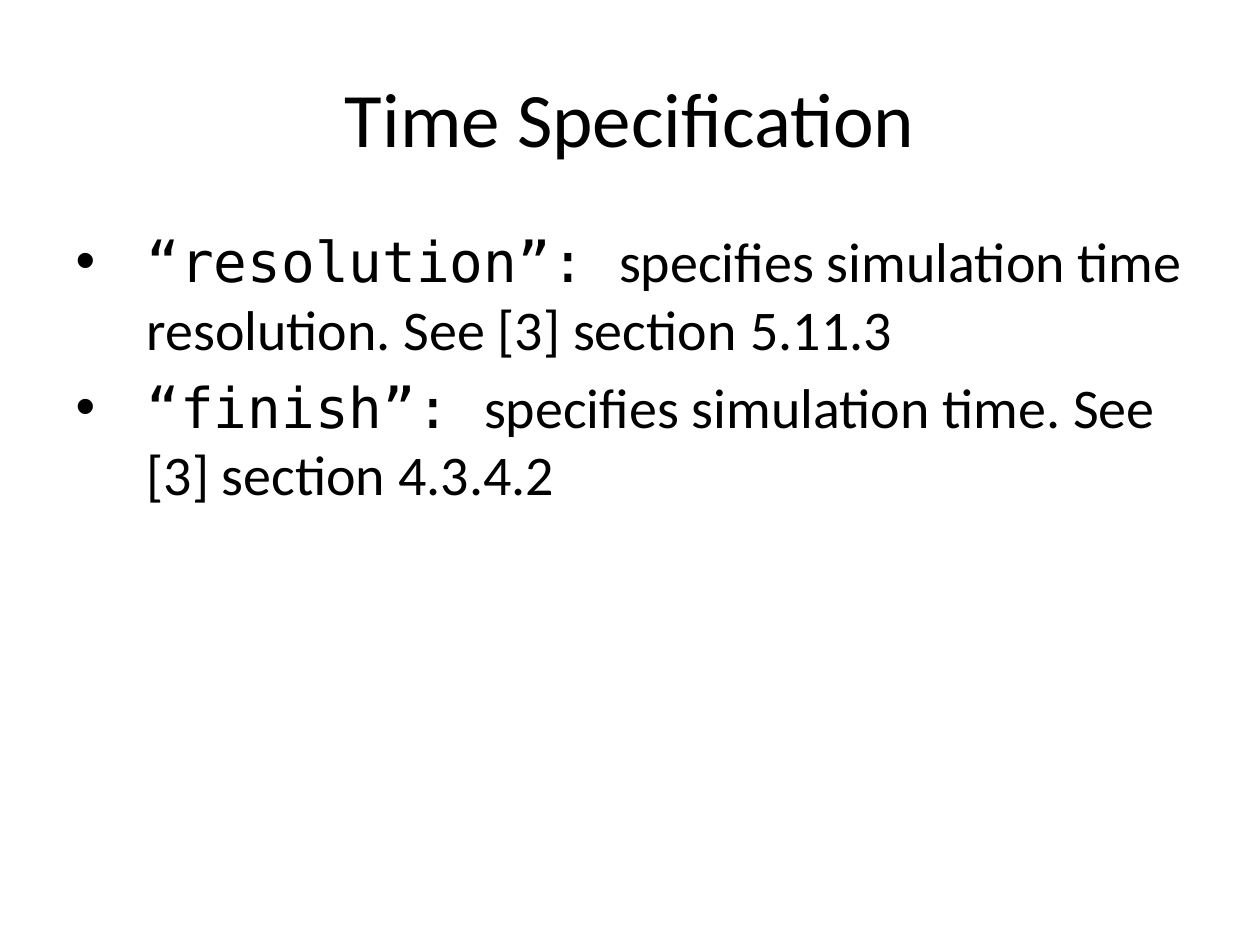
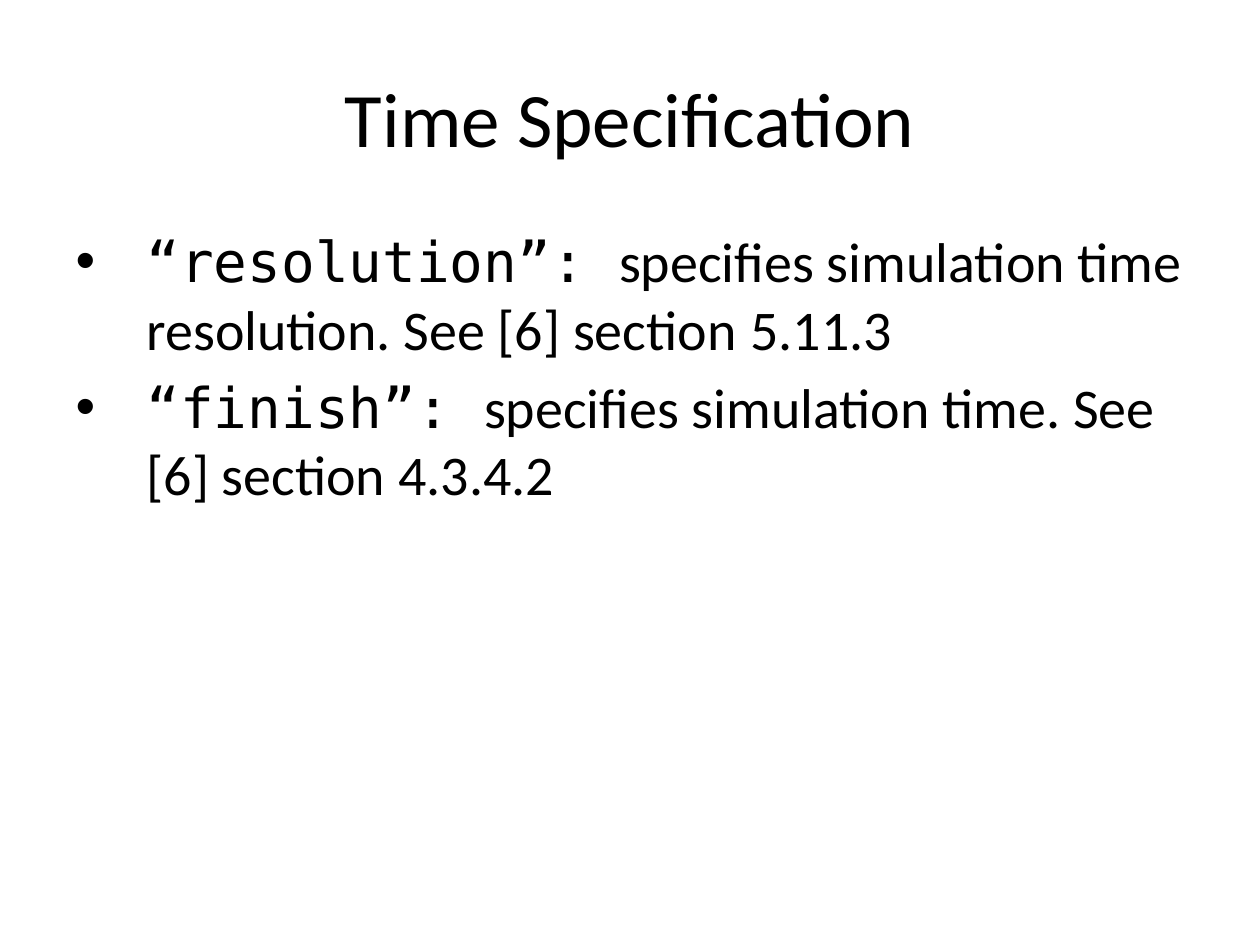
Before and after one commit to timurkelin/simsimd, a slide deck: slide 74 of doc/simsimd.pptx. Drawn at 1260x945 pixels with LibreOffice and Linux fonts; fonts in the diff are those of the drawing; background and template pictures are left out. Boxes give left, top, right and bottom in pixels: in the first picture for what was removed or moved away, otherwise in the second. Text is boxed around its words. In the diff, an @@ line names an element or a change of style, - is before the commit and + after.

```diff
--- a/doc/simsimd.pptx
+++ b/doc/simsimd.pptx
@@ text at (x1=146, y1=239, x2=1182, y2=503): text changed @@
-• “resolution”: specifies simulation time resolution. See [3] section 5.11.3
-• “finish”: specifies simulation time. See [3] section 4.3.4.2
+• “resolution”: specifies simulation time resolution. See [6] section 5.11.3
+• “finish”: specifies simulation time. See [6] section 4.3.4.2
```
Also in this commit, not shown: 8 other slides changed, 3 other files.
